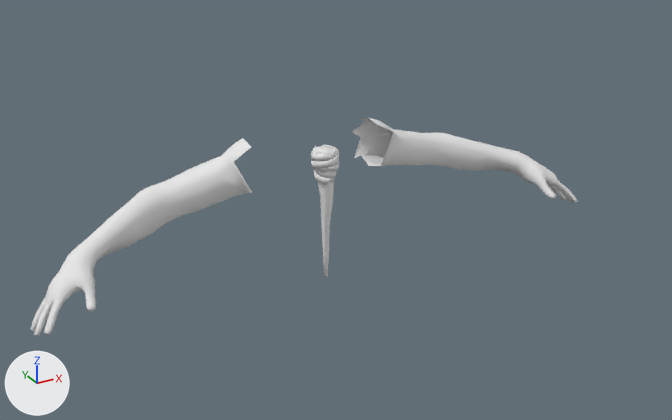
Renders of the Blender file Mhmd/Blender/Placeholders/Placeholder_Hand/Hand_location_with_TORCH.blend from each side of a commit.
One viewpoint serves both versions: a camera (50 mm lens) standing at (-0.969, -1.815, 0.892) and looking at (0.024, -0.009, -0.012). Arrows for +X, +Y and +Z are at lower left; the lights stay in place.

Before the edit, the objects in view are built like this:
```python
me_cylinder_002 = bpy.data.meshes.new('Cylinder.002')
me_cylinder_002.from_pydata(...)  # 939 vertices, 905 faces; spans x -0.036..0.036, y -0.035..0.035, z -0.193..0.151
me_main_c_001 = bpy.data.meshes.new('main_c.001')
me_main_c_001.from_pydata(...)  # 568 vertices, 550 faces; spans x -0.719..0.719, y -0.131..0.149, z -0.112..0.173
me_main_c_001.materials.append(mat_defaultmat)  # its picture is missing
ob_main_char_001 = bpy.data.objects.new('main_char.001', me_main_c_001)
ob_main_char_001.location = (0.0, 0.0, -0.001)
ob_torch_1 = bpy.data.objects.new('Torch_1', me_cylinder_002)
ob_torch_1.location = (0.0, 0.0, 0.0)
```
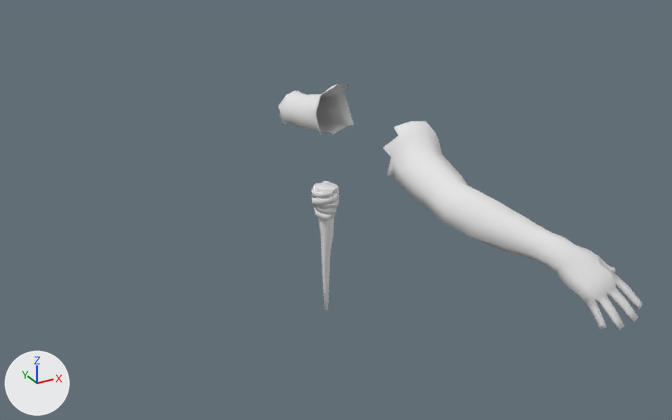
Edits to the bpy script that builds the scene:
```text
Change me_main_c_001:
    where me_main_c_001.from_pydata(...)  # 568 vertices, 550 faces; spans x -0.719..0.719, y -0.131..0.149, z -0.112..0.173
    used by ob_main_char_001; location = (0.0, 0.0, -0.001)
    me_main_c_001 part 1: the whole mesh is turned 90 degrees about the z axis through its middle, then moved by (0.201, -0.01, 0.069)
Change me_cylinder_002:
    where me_cylinder_002.from_pydata(...)  # 939 vertices, 905 faces; spans x -0.036..0.036, y -0.035..0.035, z -0.193..0.151
    used by ob_torch_1; location = (0.0, 0.0, 0.0)
    me_cylinder_002 part 2: the whole mesh is moved by (0.0, 0.0, -0.094)
Change ob_main_char_001:
    ob_main_char_001.location: (0.0, 0.0, -0.001) -> (0.0, 0.0, 0.0)
```

Boxes [x1, y1, x2, y2] around the edits, measured in the pictures (672 x 420 px):
'main_char.001', mesh turned, moved: before [30, 118, 578, 336]; after [279, 84, 642, 330]
'Torch_1', mesh moved: before [311, 144, 339, 277]; after [312, 181, 339, 310]
